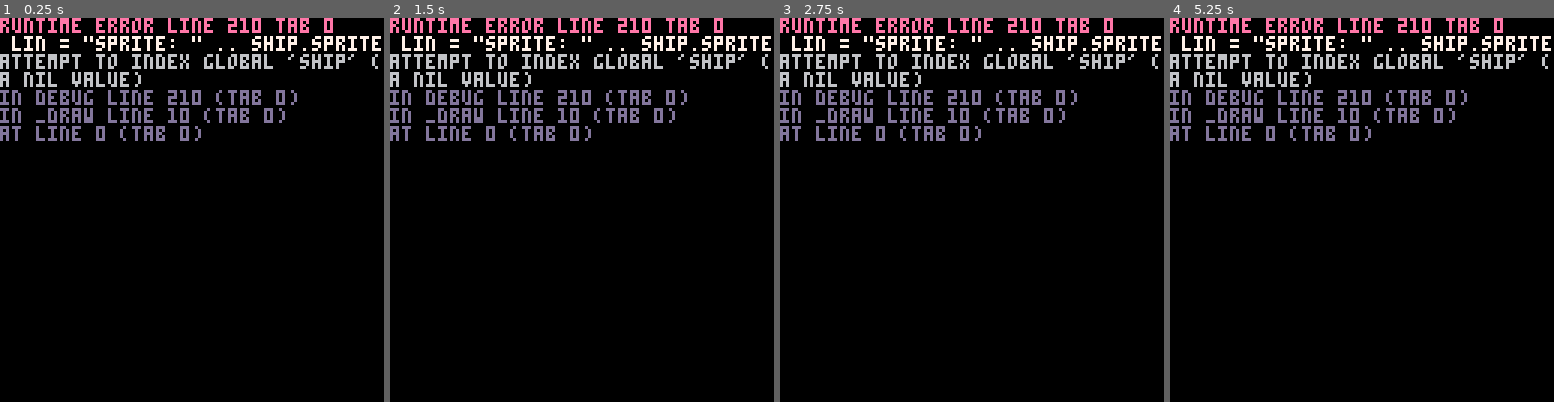
Above: before the commit, frames 1-4 (left to right).
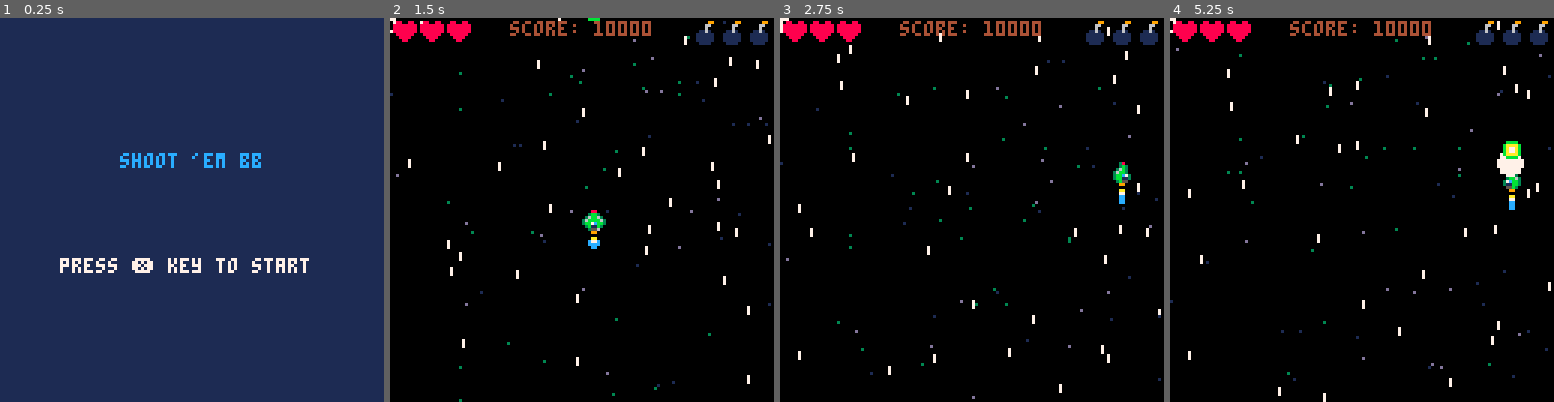
Above: after the commit, the same moments.

Repository: ata-o/shmup
Game: PICO-8 cartridge shmup.p8
Same seed, same stepped clock (60 frames per second), same inputs: the game is played once before the commit and once after it.
Inputs:
- Up to frame 1 (0.25 s): no input
- Up to frame 2 (1.5 s): tap X (X key) at 0.33, 1.07 s
- Up to frame 3 (2.75 s): hold Right 1.6-2.1 s; tap X (X key) at 1.85 s; hold Up 2.15-2.42 s; hold Right from 2.47 s (still down)
- Up to frame 4 (5.25 s): tap X (X key) at 2.97, 4.08, 5.2 s; release Right at 3.03 s; hold Left 3.08-3.58 s; hold Down 3.63-3.97 s; hold Right 4.02-4.68 s; hold Up 4.73-5.03 s; hold Left from 5.08 s (still down)

The runs differ from the first frame. In frame 1, 100% of the frame differs, in the area x 0-100%, y 0-100%; in frame 2, 10%; in frame 3, 10%; in frame 4, 10%.
Error before the commit: runtime error line 210 tab 0; lin = "sprite: " .. ship.sprite; attempt to index global 'ship' (a nil value)

Commit message:
add: spreadshot

Diff:
--- a/shmup.p8
+++ b/shmup.p8
@@ -10,7 +10,7 @@
 
 function _draw()
 	cls(0)
-	debug()
+	--debug()
 	if game.stage=="game" then
 		draw_game()
 	elseif game.stage=="start" then
@@ -110,7 +110,7 @@
 	end
 	if (btnp(5)) then
 		ship.muzzle=5
-		make_bullet()
+		make_bullet(1)
 		sfx(0)
 	end
 
@@ -170,13 +170,18 @@
 -->8
 --bullets
 
-function make_bullet()
-	local bul = {}
-	bul.x=ship.x
-	bul.y=ship.y-5
-	bul.speed=5
-	bul.sprite=16
-	add(bullets, bul)
+function make_bullet(cnt)
+	bullet_count = flr(cnt/2)
+	for i=-bullet_count,bullet_count do
+		local bul = {
+			x=ship.x,
+			y=ship.y-5,
+			speed=5,
+			sprite=32,
+			orient=i
+		}
+		add(bullets, bul)
+	end
 end
 
 function init_bullets()
@@ -191,17 +196,23 @@
 end
 
 function move_bullets()
- for i=1, #bullets do
- 	bullets[i].y -= bullets[i].speed
- end
-end
-
-function flush_bullets()
-	for i=1, #bullets do
- 	if bullets[i].y < 0 then
+	for i=#bullets,1,-1 do
+		bullets[i].y -= bullets[i].speed
+		bullets[i].x += bullets[i].orient * (bullets[i].speed/8)
+
+
+		bullets[i].sprite += 1
+		if bullets[i].sprite > 36 then
+			bullets[i].sprite = 32
+		end
+
+ 		if bullets[i].y < -8
+			or bullets[i].x < -8
+			or bullets[i].x > 127
+			 then
 			deli(bullets, i)
 		end
-	end
+ 	end
 end
 -->8
 --game manager
@@ -210,14 +221,14 @@
 	--print(ship.y, 20,20)
 	--print(ship.x, 6,20)
 	--print(ship.speed, 20,30)
-	lin = "sprite: " .. ship.sprite
-	print(line, 20,20)
+	--lin = "sprite: " .. ship.sprite
+	--print(line, 20,20)
 	--print(ship.x, 6,20)
 end
 
 function make_game()
 	game={}
-	game.stage = "over"
+	game.stage = "start"
 	game.score = 10000
 	game.life = 3
 	game.lifespr = 11
@@ -261,10 +272,12 @@
 function make_background()
 	stars = {}
 	for i=1, 100 do
-		local elem = {}
-		elem.x = flr(rnd(128))
-		elem.y = flr(rnd(128))
-		elem.spd = rnd(1.5)+0.5
+		local elem = {
+			x = flr(rnd(128)),
+			y = flr(rnd(128)),
+			spd = rnd(1.5)+0.5
+		}
+
 		if elem.spd < 0.75 then
 			elem.col = 1
 		elseif elem.spd < 1 then
@@ -283,7 +297,7 @@
 		local x = stars[i].x
 		local y = stars[i].y
 		local col = stars[i].col
-		if stars[i].spd > 1.5 then
+		if stars[i].spd < 1.5 then
 			pset(x, y, col)
 		else
 			line(x, y, x, y-2, col)
@@ -350,7 +364,7 @@
 0007700036bbbb63003bb630036bb3000000000000c77c000007700000c77c000cccccc000c77c00000000008888888880000008000000000011610000115100
 000770003bb7cbb3037cbb3003bbc7300000000000cccc00000cc00000cccc00000cc00000cccc00000000000888888008000080000000000111111001000010
 0070070003b11b300311bb3003bb113000000000000cc000000cc000000cc00000000000000cc000000000000088880000800800000000000111111001000010
-00000000003553000055b300003b55000000000000000000000cc000000000000000000000000000000000000008800000088000000000000111111001000010
+00000000003556000055b300003b55000000000000000000000cc000000000000000000000000000000000000008800000088000000000000111111001000010
 00000000000990000009900000099000000000000000000000000000000000000000000000000000000000000000000000000000000000000011110000111100
 00000000000000000000000000000000000000000000000000000000000000000000000000000000000000000000000000000000000000000000000000000000
 000bb00000000000003bb30000000000000000000000000000000000000000000000000000000000000000000000000000000000000000000000000000000000
@@ -360,6 +374,14 @@
 00baab00000000000009900003b7cb30000000000000000000000000000000000000000000000000000000000000000000000000000000000000000000000000
 00033000000000000000000000311300000000000000000000000000000000000000000000000000000000000000000000000000000000000000000000000000
 00000000000000000000000000055000000000000000000000000000000000000000000000000000000000000000000000000000000000000000000000000000
-
-
-
+00bbbb0000000000000000000000000000bbbb000000000000000000000000000000000000000000000000000000000000000000000000000000000000000000
+0baaaab000bbbb000000000000bbbb000baaaab00000000000000000000000000000000000000000000000000000000000000000000000000000000000000000
+baa77aab0baaaab0000bb0000baaaab0baa77aab0000000000000000000000000000000000000000000000000000000000000000000000000000000000000000
+ba7777ab0ba77ab000b77b000ba77ab0ba7777ab0000000000000000000000000000000000000000000000000000000000000000000000000000000000000000
+ba7777ab0ba77ab000baab000ba77ab0ba7777ab0000000000000000000000000000000000000000000000000000000000000000000000000000000000000000
+baa77aab0baaaab0000330000baaaab0baa77aab0000000000000000000000000000000000000000000000000000000000000000000000000000000000000000
+0baaaab000bbbb000000000000bbbb000baaaab00000000000000000000000000000000000000000000000000000000000000000000000000000000000000000
+00bbbb0000000000000000000000000000bbbb000000000000000000000000000000000000000000000000000000000000000000000000000000000000000000
+
+
+
Not shown, changed: the sound effects (__sfx__) section of shmup.p8
